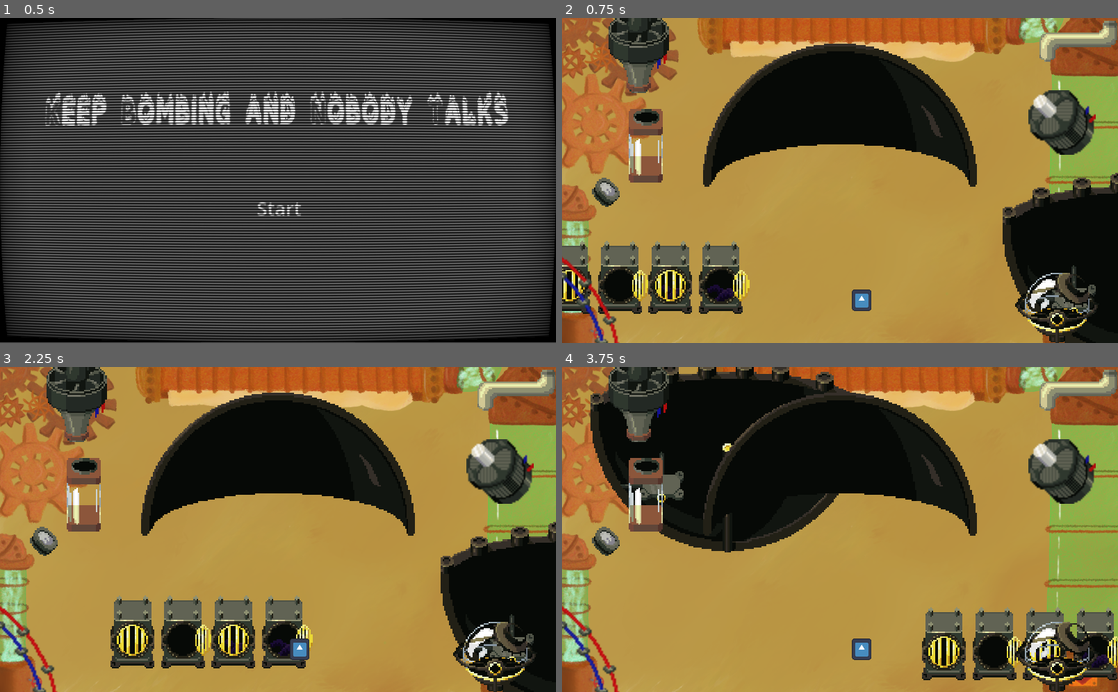
Above: before the commit, frames 1-4 (two rows, left to right).
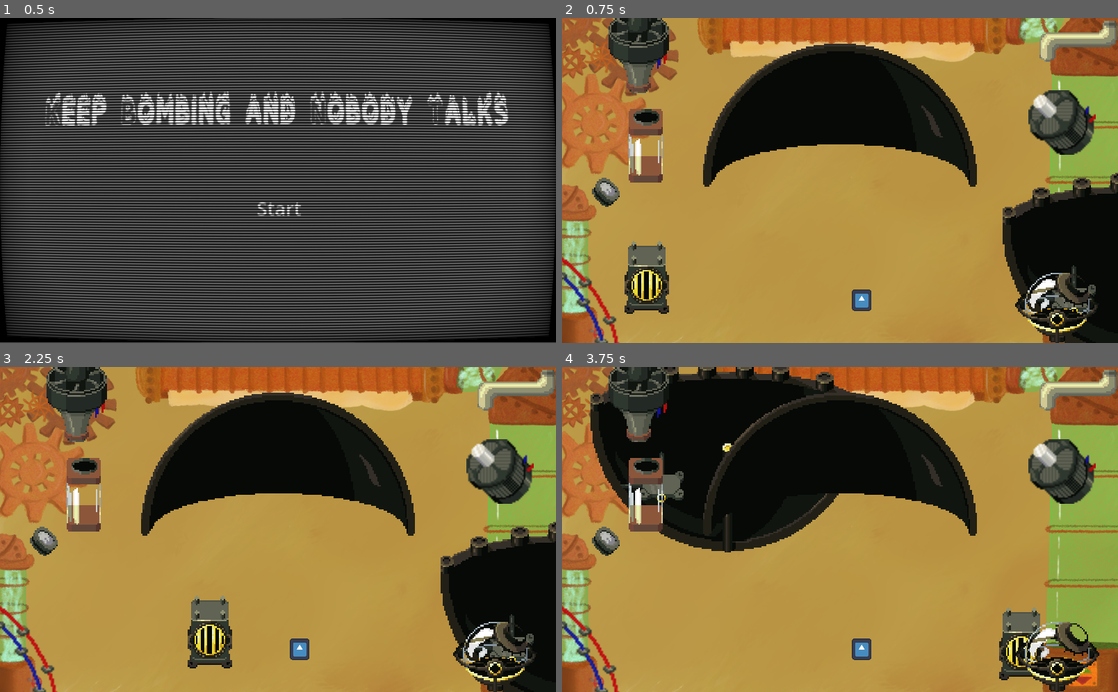
Above: after the commit, the same moments.

Repository: MarianPoirot/Gamejam-construire
Game: Godot game, scene res://Scenes/World/Opening.tscn
Two runs of this game, one before a commit and one after it. Both use one fixed random seed, a clock stepped at 60 frames per second and the inputs below. The engine's default icon, where the game draws it, is replaced by a stand-in: a white triangle on a blue panel in a dark square.
Inputs (mouse positions are in pixels of both pictures, inside the frame that each line leads up to):
- Up to frame 1 (0.5 s): no input
- Up to frame 2 (0.75 s): click "Start" at 0.5 s
- Up to frame 3 (2.25 s): tap Enter at 1.25 s; drag from (278, 461) to (461, 643) at 1.27 s; tap Space (start) at 2 s; drag from (88, 627) to (461, 643) at 2.02 s
- Up to frame 4 (3.75 s): tap R (restart) at 2.75 s; move the mouse to (1056, 656) at 2.77 s; hold Space (start) 2.78-3.5 s; click (1056, 656) at 2.92 s; drag from (645, 493) to (1073, 623) at 3.52 s

Frame 1 is identical in both runs. In frame 2, 5.3% of the frame differs, in the area x 0-34%, y 68-92%; in frame 3, 5.8%, in the area x 19-57%, y 70-93%; in frame 4, 4.8%.

Commit message:
correction chaudiere

Diff:
--- a/Scenes/Pieces/chaudiere.tscn
+++ b/Scenes/Pieces/chaudiere.tscn
@@ -14,6 +14,8 @@
 [node name="Chaudière" type="Sprite2D" parent="." index="0"]
 texture_filter = 1
 texture = ExtResource("2_waueg")
+region_enabled = true
+region_rect = Rect2(0, 0, 29, 45.1065)
 
 [node name="DragDropCollision" parent="." index="1"]
 shape = SubResource("CapsuleShape2D_p42fv")
--- a/Scenes/Pieces/coque_inférieure.tscn
+++ b/Scenes/Pieces/coque_inférieure.tscn
@@ -44,7 +44,7 @@
 scale = Vector2(0.5, 0.5)
 
 [node name="ancreChaudiere" parent="recepteurAncre" index="4" instance=ExtResource("3_bm6tj")]
-position = Vector2(-40, 4)
+position = Vector2(-39, 5)
 id = 3
 
 [node name="ancreMoteur" parent="recepteurAncre" index="5" instance=ExtResource("3_bm6tj")]
Not shown, added: Assets/Sprites/Charbon.png.import
Not shown, added: Assets/Sprites/Silice.png.import
Not shown, added: Assets/Sprites/Water.png.import
Not shown: 1 places in Scenes/World/Main.tscn that only renumber resources
